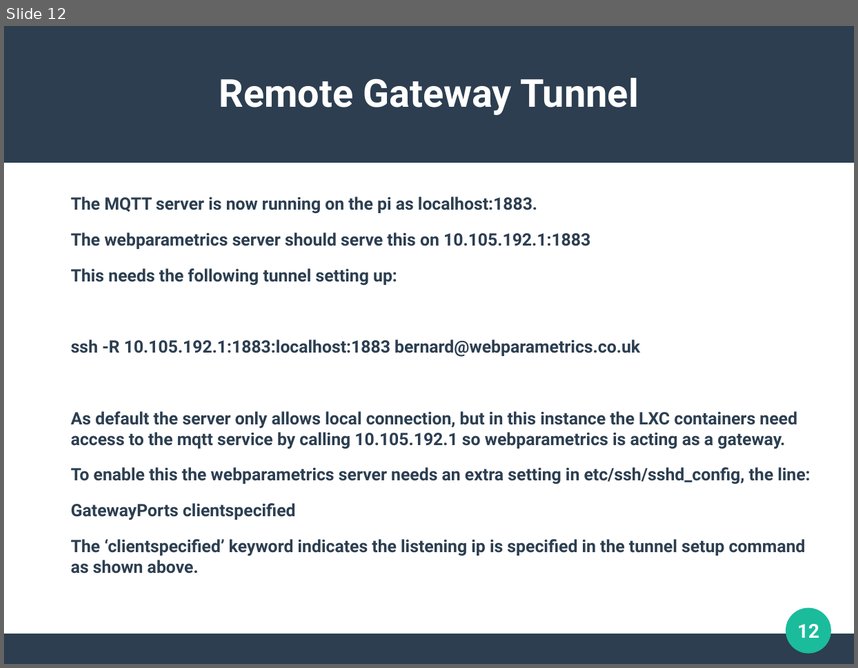
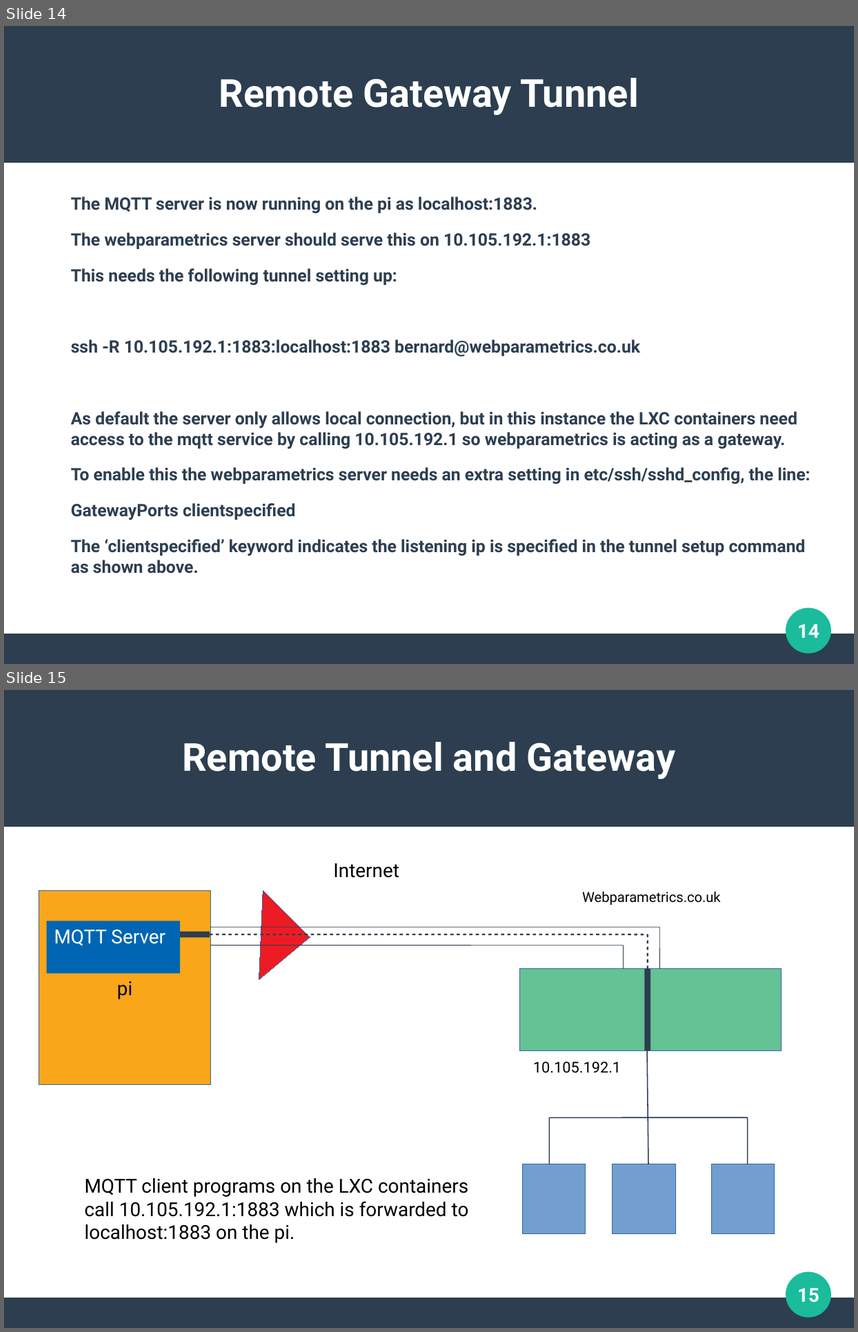
Before and after one commit to bernie-skipole/acremscope-pi, a slide deck: sshtunnel.odp. Shown one above the other, each under a label of ours: slide 12 before the commit, slides 14 and 15 after it. The pictures are 858x668 and 858x1332 pixels, drawn with LibreOffice and Linux fonts; fonts in the diff are those of the drawing. Boxes give left, top, right and bottom in pixels: in the first picture for what was removed or moved away, otherwise in the second. Text is boxed around its words. In the diff, an @@ line names an element or a change of style, - is before the commit and + after.

Commit message:
Updated presentation

```diff
--- a/sshtunnel.odp
+++ b/sshtunnel.odp
@@ slide 15 added at [4,690,854,1328], background #FFFFFF; not listed: 3 template elements that a slide beside it also shows @@
@@ title added at [182,742,676,779], 36 pt, text #FFFFFF, bold @@
+Remote Tunnel and Gateway
@@ text added at [333,863,399,878], 18 pt, text #000000 @@
+Internet
@@ rectangle added at [39,891,211,1085], fill #FAA61A, outline #3465A4 0 pt, 18 pt, text #000000 @@
+pi
@@ triangle added at [259,890,312,982], fill #ED1C24, outline #3465A4 0 pt @@
@@ text added at [582,891,721,905], 13 pt, text #000000 @@
+Webparametrics.co.uk
@@ rectangle added at [46,920,180,973], fill #0066B3, 18 pt, text #FFFFFF @@
+MQTT Server
@@ line added from (209, 934) to (161, 934), #2C3E50 5.67 pt @@
@@ line added from (209, 934) to (648, 934), #2C3E50 1.5 pt @@
@@ line added from (211, 927) to (660, 927), #2C3E50 0.51 pt @@
@@ line added from (648, 969) to (648, 934), #2C3E50 1.5 pt @@
@@ line added from (660, 927) to (660, 969), #2C3E50 0.51 pt @@
@@ line added from (211, 945) to (624, 945), #2C3E50 0.51 pt @@
@@ line added from (624, 945) to (624, 969), #2C3E50 0.51 pt @@
@@ rectangle added at [520,969,782,1050], fill #65C295, outline #3465A4 0 pt @@
@@ line added from (648, 969) to (648, 1050), #2C3E50 5.67 pt @@
@@ text added at [533,1061,621,1073], 14 pt, text #000000 @@
+10.105.192.1
@@ line added from (647, 1048) to (649, 1163), #2C3E50 0.99 pt @@
@@ line added from (748, 1117) to (549, 1117), #2C3E50 0.99 pt @@
@@ line added from (549, 1117) to (549, 1163), #2C3E50 0.99 pt @@
@@ line added from (748, 1117) to (748, 1163), #2C3E50 0.99 pt @@
@@ rectangle added at [522,1163,586,1234], fill #729FCF, outline #3465A4 0 pt @@
@@ rectangle added at [613,1163,676,1234], fill #729FCF, outline #3465A4 0 pt @@
@@ rectangle added at [712,1163,775,1234], fill #729FCF, outline #3465A4 0 pt @@
@@ text added at [85,1178,469,1243], 18 pt, text #000000 @@
+MQTT client programs on the LXC containers call 10.105.192.1:1883 which is forwarded to localhost:1883 on the pi.
@@ page number added at [797,1288,820,1302], 18 pt, text #FFFFFF, bold @@
+15
@@ what was slide 12 is now slide 14 @@
@@ page number at [797,624,820,637]: text changed @@
-12
+14
```
Also in this commit, not shown: 2 other slides added, 1 other file.
